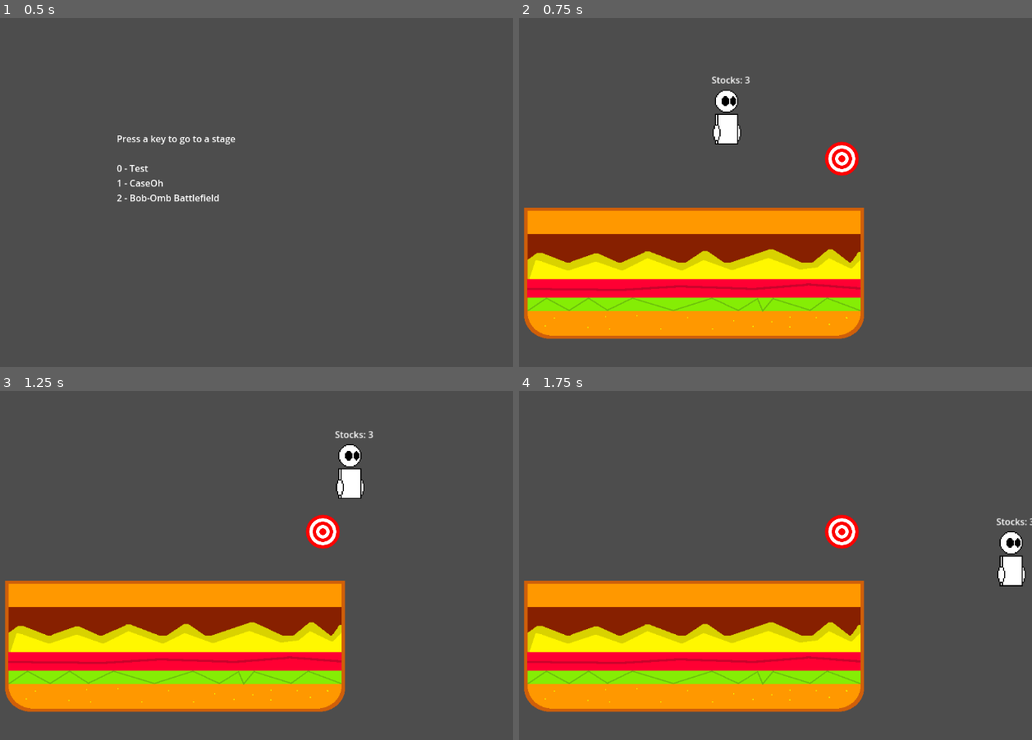
Above: before the commit, frames 1-4 (two rows, left to right).
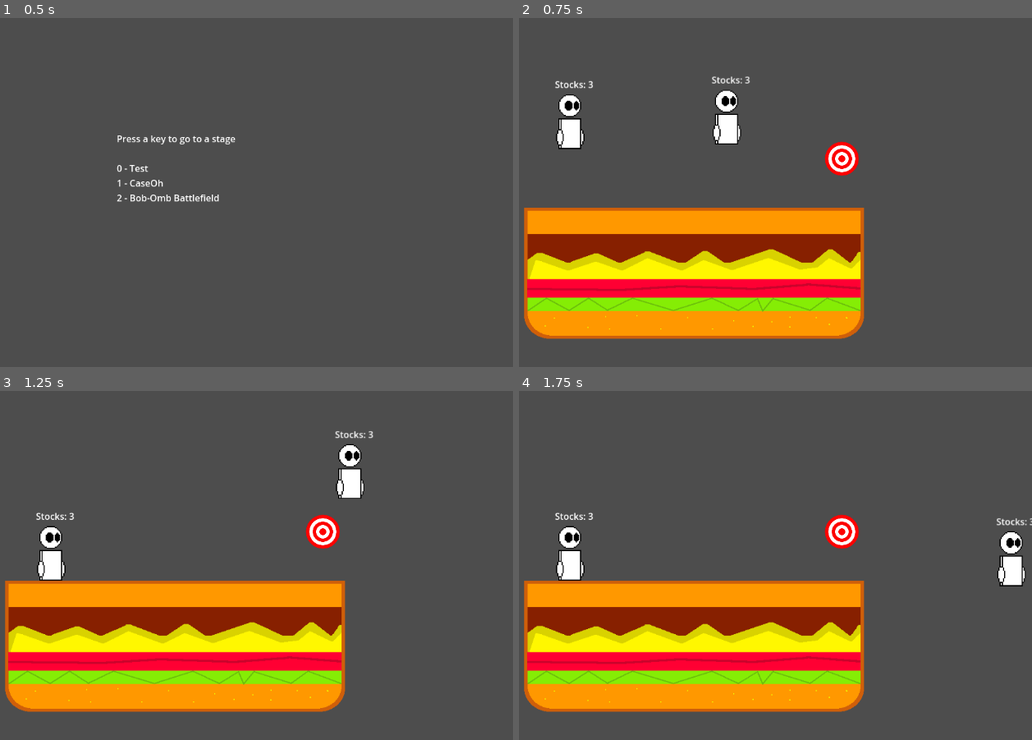
Above: after the commit, the same moments.

Repository: Iteration-Take-3/Godot-Project-Spring2025
Game: Godot game, scene res://scenes/debug_stages.tscn
Two runs of this game, one before a commit and one after it. Both use one fixed random seed, a clock stepped at 60 frames per second and the inputs below.
Inputs (mouse positions are in pixels of both pictures, inside the frame that each line leads up to):
- Up to frame 1 (0.5 s): no input
- Up to frame 2 (0.75 s): tap A (Left) at 0.5 s; move the mouse to (847, 164) at 0.52 s; hold D (Right) from 0.53 s (still down); hold 0 from 0.53 s (still down)
- Up to frame 3 (1.25 s): keep holding D (Right); keep holding 0; tap W (Jump) at 0.77 s
- Up to frame 4 (1.75 s): keep holding D (Right); move the mouse to (575, 572) at 1.27 s; release 0 at 1.28 s; tap L (Attack) at 1.35 s; tap W (Jump) at 1.52 s; tap 0 at 1.55 s

Frame 1 is identical in both runs. In frame 2, 0.7% of the frame differs, in the area x 7-15%, y 17-38%; in frame 3, 0.7%, in the area x 7-15%, y 34-55%; in frame 4, 0.7%.

Commit message:
Lotsa assets. Getting ready to code damage and whatnot

Diff:
--- /dev/null
+++ b/spring-game-project-2025/objects/fighters/aidism.tscn
@@ -0,0 +1,41 @@
+[gd_scene load_steps=5 format=3 uid="uid://n8lticemk6lm"]
+
+[ext_resource type="PackedScene" uid="uid://wnv0pgenighl" path="res://objects/fighters/player.tscn" id="1_i644e"]
+[ext_resource type="Script" uid="uid://cu1akxef2g3d8" path="res://objects/scripts/fighters/aidism.gd" id="2_i644e"]
+[ext_resource type="Texture2D" uid="uid://bccaknaw8ov02" path="res://images/characters/dism/placehold.png" id="3_r8wwx"]
+
+[sub_resource type="RectangleShape2D" id="RectangleShape2D_b1exq"]
+size = Vector2(40, 96)
+
+[node name="aidism" instance=ExtResource("1_i644e")]
+script = ExtResource("2_i644e")
+
+[node name="Sprite2D" type="Sprite2D" parent="." index="0"]
+position = Vector2(-3, -22)
+scale = Vector2(0.480769, 0.480769)
+texture = ExtResource("3_r8wwx")
+
+[node name="Collision" type="CollisionShape2D" parent="." index="1"]
+position = Vector2(-4, -22)
+shape = SubResource("RectangleShape2D_b1exq")
+
+[node name="Body" type="Area2D" parent="." index="3" groups=["hurtbox"]]
+
+[node name="CollisionPolygon2D" type="CollisionPolygon2D" parent="Body" index="0"]
+polygon = PackedVector2Array(-24, -28, -24, 26, 16, 26, 16, -28)
+
+[node name="Left Hand" type="Area2D" parent="." index="4" groups=["hurtbox"]]
+
+[node name="CollisionPolygon2D" type="CollisionPolygon2D" parent="Left Hand" index="0"]
+polygon = PackedVector2Array(-26, -7, -26, -1, -28, -1, -28, 13, -26, 13, -26, 19, -24, 19, -24, 21, -18, 21, -18, 19, -16, 19, -16, 19, -16, 13, -14, 13, -14, -1, -16, -1, -16, -7, -18, -7, -18, -9, -24, -9, -24, -7)
+
+[node name="Right Hand" type="Area2D" parent="." index="5" groups=["hurtbox"]]
+
+[node name="CollisionPolygon2D" type="CollisionPolygon2D" parent="Right Hand" index="0"]
+position = Vector2(36, 0)
+polygon = PackedVector2Array(-26, -7, -26, -1, -28, -1, -28, 13, -26, 13, -26, 19, -24, 19, -24, 21, -18, 21, -18, 19, -16, 19, -16, 19, -16, 13, -14, 13, -14, -1, -16, -1, -16, -7, -18, -7, -18, -9, -24, -9, -24, -7)
+
+[node name="Head" type="Area2D" parent="." index="6" groups=["hurtbox"]]
+
+[node name="CollisionPolygon2D" type="CollisionPolygon2D" parent="Head" index="0"]
+polygon = PackedVector2Array(-11, -70, 3, -70, 3, -68, 7, -68, 7, -66, 9, -66, 9, -65, 11, -65, 11, -63, 13, -63, 13, -61, 15, -61, 15, -57, 17, -57, 17, -43, 15, -43, 15, -39, 13, -39, 13, -37, 11, -37, 11, -35, 9, -35, 9, -33, 7, -33, 7, -31, 3, -31, 3, -29, -11, -29, -11, -31, -15, -31, -15, -33, -17, -33, -17, -35, -19, -35, -19, -37, -21, -37, -21, -39, -23, -39, -23, -43, -25, -43, -25, -57, -23, -57, -23, -61, -21, -61, -21, -63, -19, -63, -19, -65, -17, -65, -17, -67, -15, -67, -15, -69, -11, -69)
--- /dev/null
+++ b/spring-game-project-2025/objects/scripts/fighters/aidism.gd
@@ -0,0 +1,15 @@
+extends "res://objects/scripts/fighters/dism.gd"
+
+func _physics_process(delta: float) -> void:
+	if stocks < 1:
+		get_tree().change_scene_to_file("res://scenes/debug_stages.tscn");
+
+	if atk_timer > 0:
+		attack_handler();
+
+
+	velocity.x = 0
+	if (velocity.y < gravity_cap):
+		velocity.y += gravity * delta
+
+	move_and_slide()
--- a/spring-game-project-2025/scenes/stages/test.tscn
+++ b/spring-game-project-2025/scenes/stages/test.tscn
@@ -1,9 +1,10 @@
-[gd_scene load_steps=8 format=3 uid="uid://ccehww8gd1e5r"]
+[gd_scene load_steps=9 format=3 uid="uid://ccehww8gd1e5r"]
 
 [ext_resource type="PackedScene" uid="uid://1da2fmhqu116" path="res://scenes/stages/main_stage.tscn" id="1_h5oum"]
 [ext_resource type="Texture2D" uid="uid://cgfewmx67pge4" path="res://images/stages/caseoh/case_ground.png" id="2_jufkh"]
 [ext_resource type="PackedScene" uid="uid://dyin2eabn37ey" path="res://objects/stages/ledge.tscn" id="3_xaxsv"]
 [ext_resource type="PackedScene" uid="uid://dn05tohiatnjy" path="res://objects/fighters/dism.tscn" id="4_jufkh"]
+[ext_resource type="PackedScene" uid="uid://n8lticemk6lm" path="res://objects/fighters/aidism.tscn" id="5_senjr"]
 [ext_resource type="PackedScene" uid="uid://bqfxmwilm8x2f" path="res://objects/stages/bonus/target.tscn" id="5_xaxsv"]
 
 [sub_resource type="RectangleShape2D" id="RectangleShape2D_voj6e"]
@@ -38,8 +39,11 @@
 [node name="Ledge2" parent="." index="3" instance=ExtResource("3_xaxsv")]
 position = Vector2(850, 384)
 
-[node name="Player2" parent="." index="4" instance=ExtResource("4_jufkh")]
+[node name="dism" parent="." index="4" instance=ExtResource("4_jufkh")]
 position = Vector2(536, 216)
 
-[node name="Target" parent="." index="5" instance=ExtResource("5_xaxsv")]
+[node name="aidism" parent="." index="5" instance=ExtResource("5_senjr")]
+position = Vector2(344, 224)
+
+[node name="Target" parent="." index="6" instance=ExtResource("5_xaxsv")]
 position = Vector2(818, 282)
Binary file added: spring-game-project-2025/images/characters/dism/css/render1.png
Not shown, added: spring-game-project-2025/images/characters/dism/css/render1.png.import
Binary file added: spring-game-project-2025/images/characters/dism/css/render2.png
Not shown, added: spring-game-project-2025/images/characters/dism/css/render2.png.import
Binary file added: spring-game-project-2025/images/characters/dism/css/render3.png
Not shown, added: spring-game-project-2025/images/characters/dism/css/render3.png.import
Binary file added: spring-game-project-2025/images/characters/dism/css/render4.png
Not shown, added: spring-game-project-2025/images/characters/dism/css/render4.png.import
Binary file added: spring-game-project-2025/images/characters/dism/css/render5.png
Not shown, added: spring-game-project-2025/images/characters/dism/css/render5.png.import
Binary file added: spring-game-project-2025/images/characters/dism/css/render6.png
Not shown, added: spring-game-project-2025/images/characters/dism/css/render6.png.import
(and 13 more such lines)
